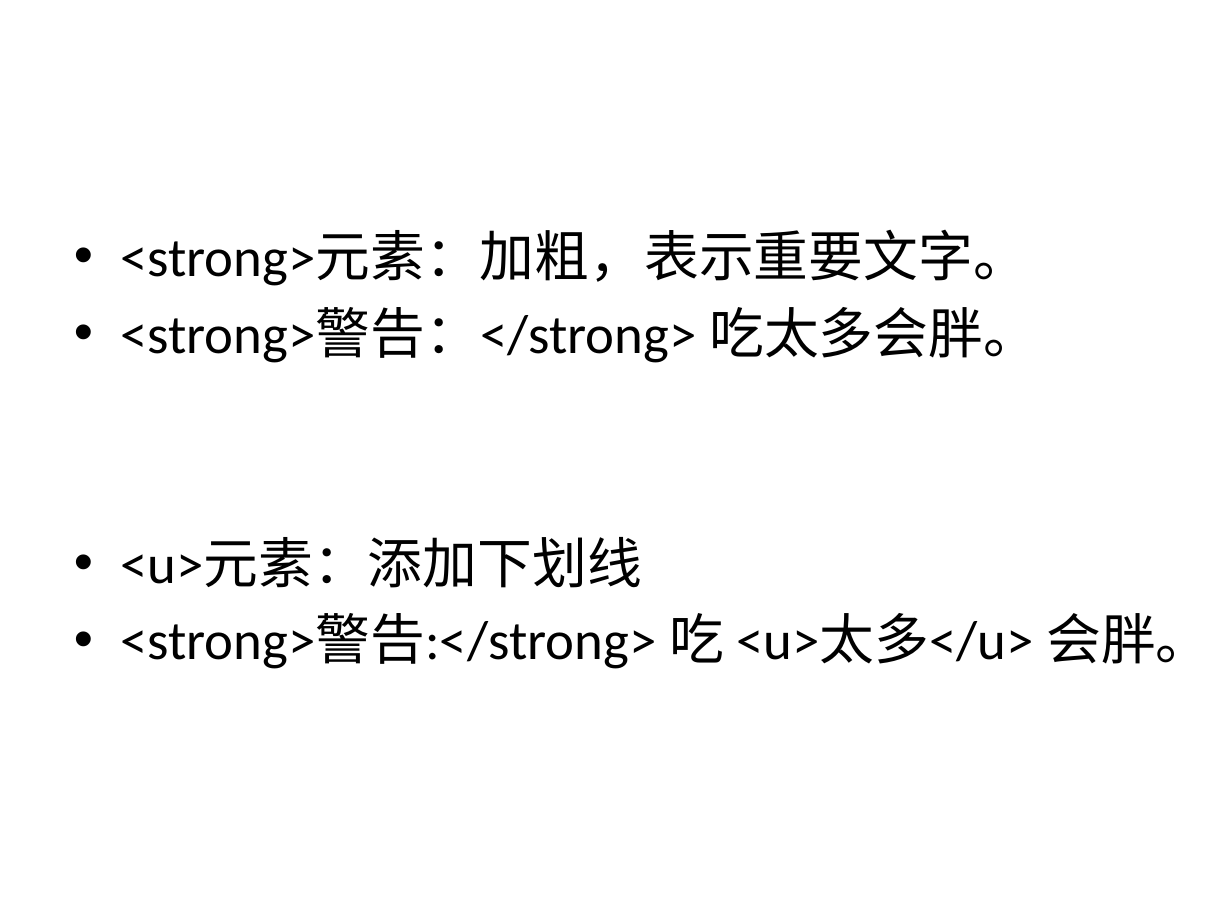
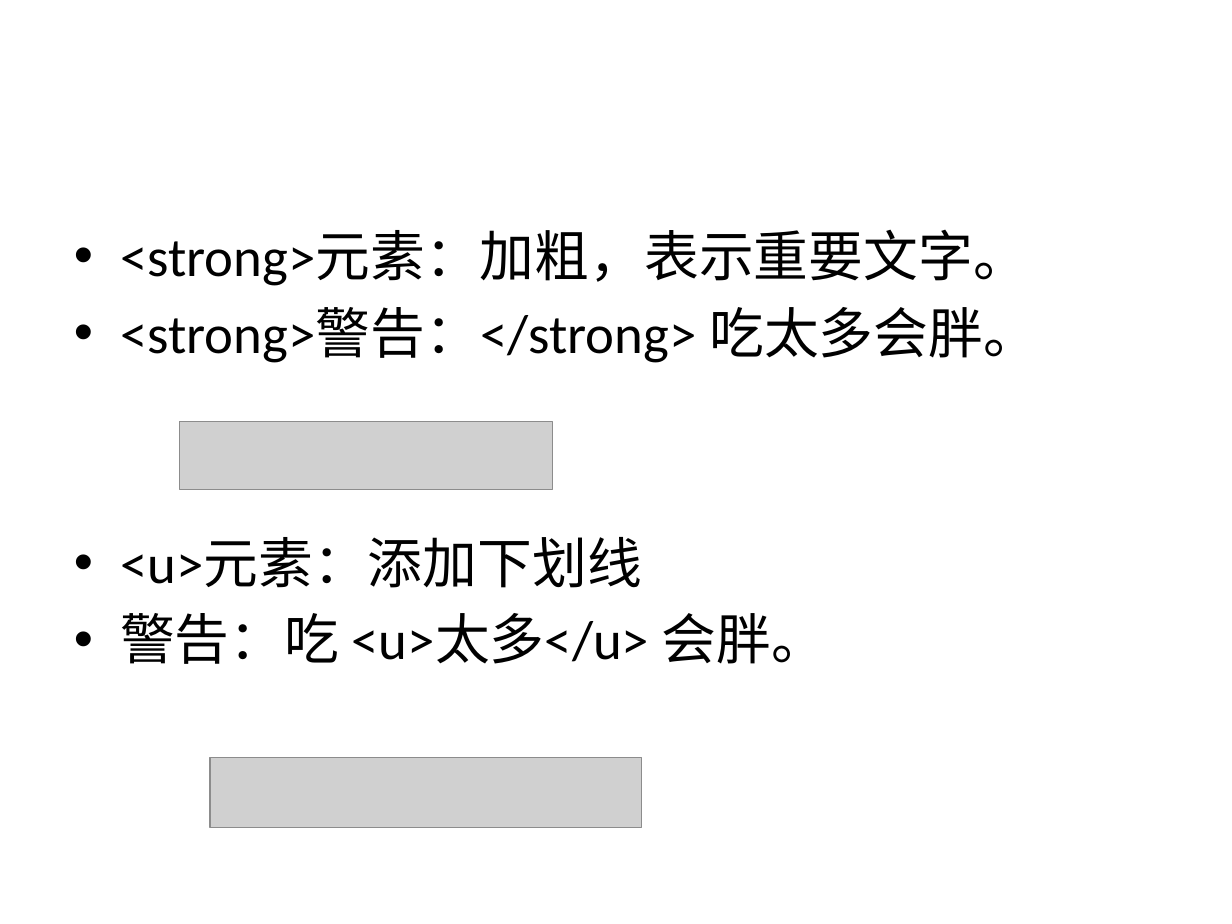
Before and after one commit to sans123wx/class, a slide deck: slide 24 of 网页设计与制作/html元素.pptx. Drawn at 1232x924 pixels with LibreOffice and Linux fonts; fonts in the diff are those of the drawing; grey boxes stand for pictures. Boxes give left, top, right and bottom in pixels: in the first picture for what was removed or moved away, otherwise in the second. Text is boxed around its words. In the diff, an @@ line names an element or a change of style, - is before the commit and + after.

```diff
--- a/网页设计与制作/html元素.pptx
+++ b/网页设计与制作/html元素.pptx
@@ picture added at (x1=179, y1=421, x2=552, y2=489) @@
@@ text at (x1=120, y1=613, x2=826, y2=664): text changed @@
-• <strong>警告:</strong> 吃 <u>太多</u> 会胖。
+• 警告：吃 <u>太多</u> 会胖。
@@ picture added at (x1=209, y1=758, x2=641, y2=828) @@
```
Also in this commit, not shown: 2 other slides changed, 10 slides added, 4 other files.
